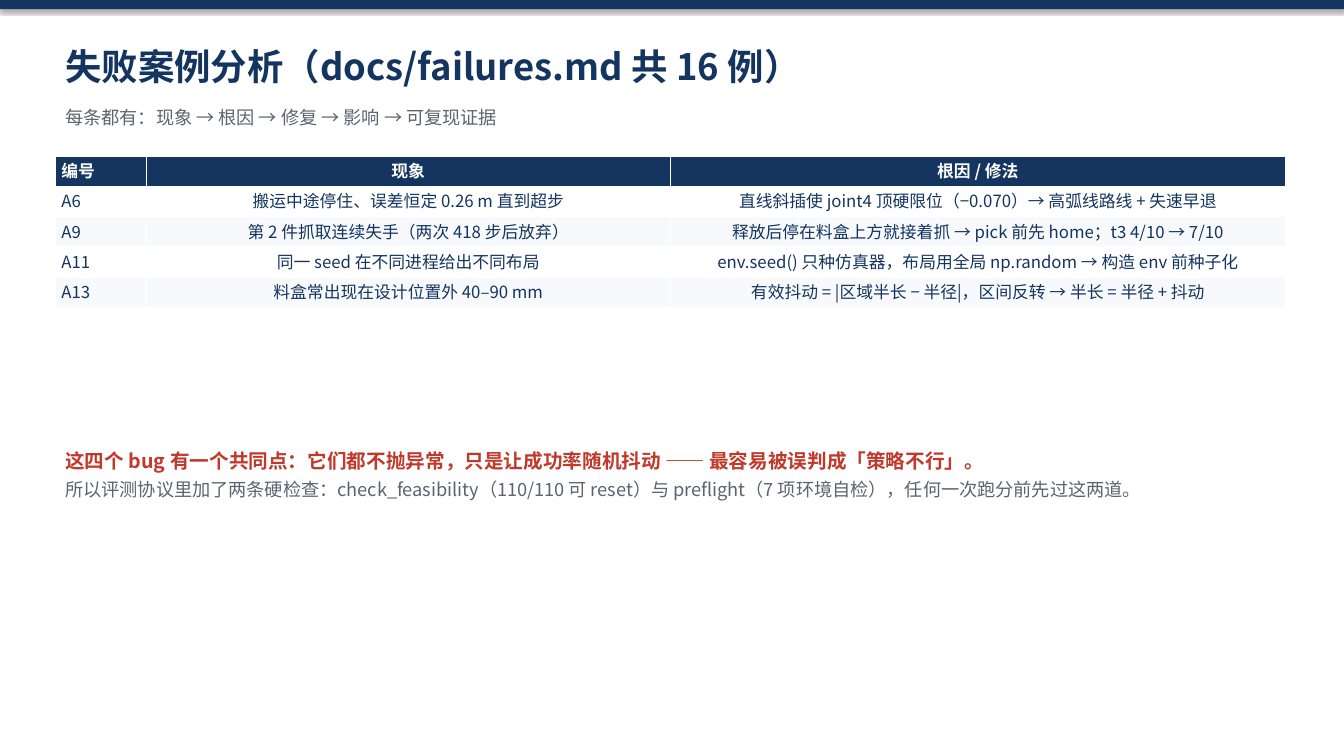
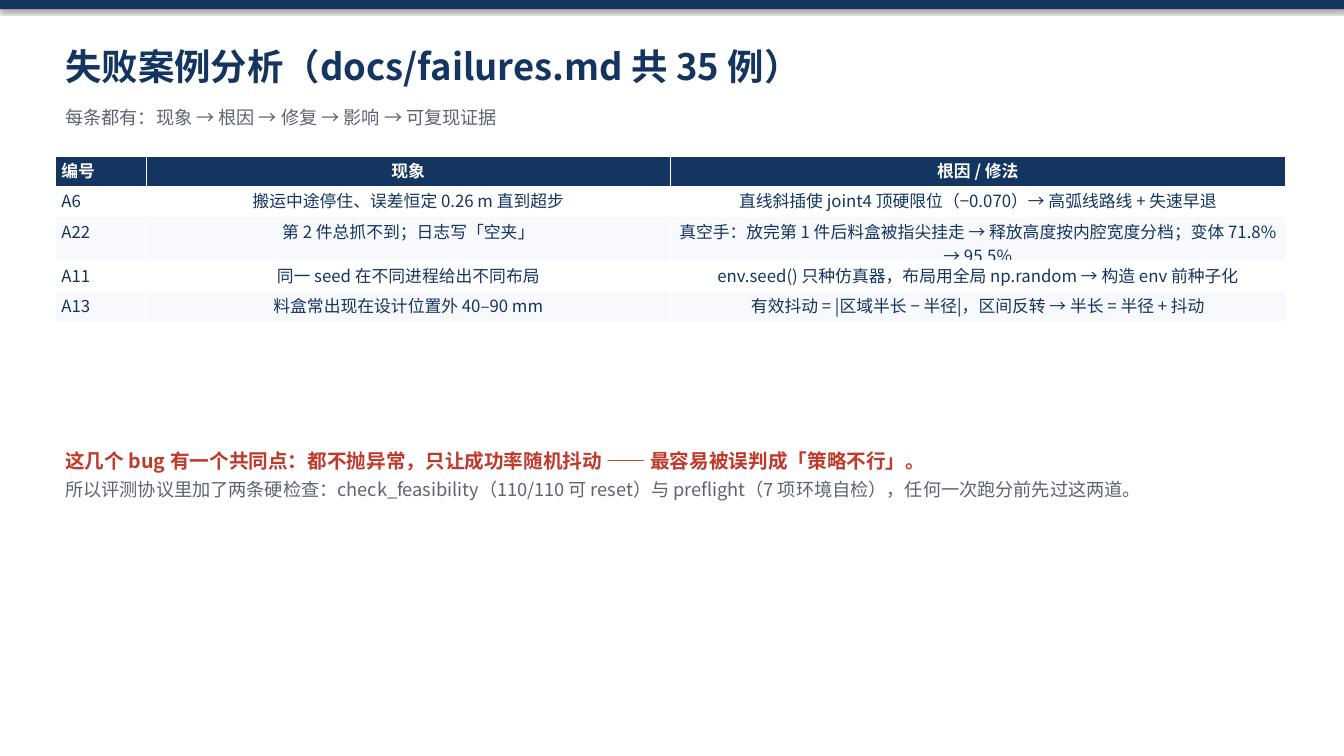
Before and after one commit to JamesWei216/agentic-robotics, a slide deck: slide 9 of reports/Agentic-Robotics-赛题汇报.pptx. Drawn at 1344x756 pixels with LibreOffice and Linux fonts; fonts in the diff are those of the drawing. Boxes give left, top, right and bottom in pixels: in the first picture for what was removed or moved away, otherwise in the second. Text is boxed around its words. In the diff, an @@ line names an element or a change of style, - is before the commit and + after.

```diff
--- a/reports/Agentic-Robotics-赛题汇报.pptx
+++ b/reports/Agentic-Robotics-赛题汇报.pptx
@@ text at (65,49,801,87): text changed @@
-失败案例分析（docs/failures.md 共 16 例）
+失败案例分析（docs/failures.md 共 35 例）
@@ table at (55,156,1286,321) @@
-row 3: A9 | 第 2 件抓取连续失手（两次 418 步后放弃） | 释放后停在料盒上方就接着抓 → pick 前先 home；t3 4/10 → 7/10
+row 3: A22 | 第 2 件总抓不到；日志写「空夹」 | 真空手：放完第 1 件后料盒被指尖挂走 → 释放高度按内腔宽度分档；变体 71.8% → 95.5%
@@ text at (65,451,925,473): text changed @@
-这四个 bug 有一个共同点：它们都不抛异常，只是让成功率随机抖动 —— 最容易被误判成「策略不行」。
+这几个 bug 有一个共同点：都不抛异常，只让成功率随机抖动 —— 最容易被误判成「策略不行」。
```
Also in this commit, not shown: 9 other slides changed, 1 other file.
